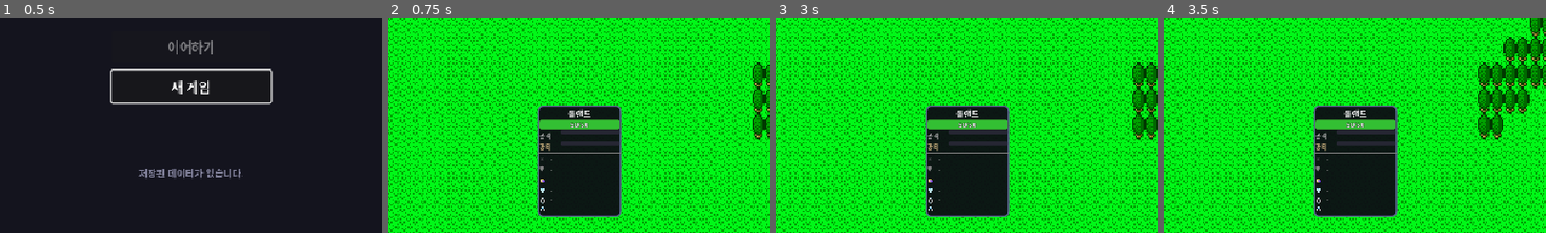
Above: before the commit, frames 1-4 (left to right).
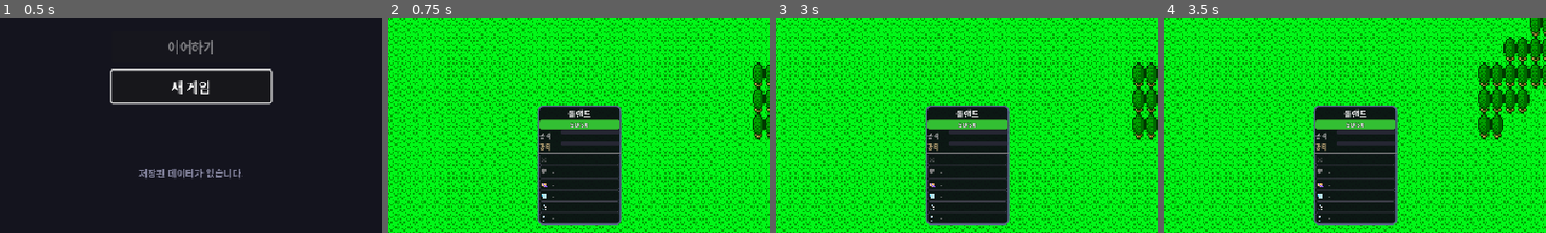
Above: after the commit, the same moments.

Repository: limmmmmmn/Appears-Appears
Game: Godot game, scene res://scenes/main/Main.tscn
Same seed, same stepped clock (60 frames per second), same inputs: the game is played once before the commit and once after it.
Inputs (mouse positions are % of the whole screen's width and height, from its top left):
- Up to frame 1 (0.5 s): no input
- Up to frame 2 (0.75 s): click "새 게임" at 0.5 s
- Up to frame 3 (3 s): click "☰" at 1.25 s; click "게임 계속" at 2 s; tap Enter at 2.75, 2.85 s; move the mouse to (72, 45) at 2.77 s; hold Right (ui_right) from 2.78 s (still down); click (72, 45) at 2.92 s
- Up to frame 4 (3.5 s): keep holding Right (ui_right); tap Space at 3.02 s
The pictures show only the part of the screen within x 25-75%, y 50-100%; the shares and areas given below are measured in that part.

Frame 1 is identical in both runs. In frame 2, 1.9% of the frame differs, in the area x 39-62%, y 63-97%; in frame 3, 1.9%; in frame 4, 1.9%.

Commit message:
Enable hover and drag/drop for field equipment UI

Diff:
--- a/scenes/ui/FieldHUD.tscn
+++ b/scenes/ui/FieldHUD.tscn
@@ -48,7 +48,7 @@
 anchor_bottom = 1.0
 grow_horizontal = 2
 grow_vertical = 2
-mouse_filter = 2
+mouse_filter = 1
 
 [node name="TopBar" type="PanelContainer" parent="Control"]
 layout_mode = 1
--- a/scripts/ui/field/BottomPartyCards.gd
+++ b/scripts/ui/field/BottomPartyCards.gd
@@ -31,11 +31,120 @@
 	var basic_atb_bar: ProgressBar
 	var skill_rows: Dictionary = {}
 	var equip_section: VBoxContainer
-	var equip_rows: Dictionary = {}  # slot_name -> {row, icon, name}
+	var equip_rows: Dictionary = {}  # slot_name -> _EquipSlotRow
 	var hero_index: int = -1
 	var hero_id: String = ""
 
 var hero_cards: Array[HeroCard] = []
+
+
+class _EquipSlotRow extends PanelContainer:
+	var card_ref: BottomPartyCards
+	var hero_index: int = -1
+	var slot_name: String = ""
+	var item_id: String = ""
+	var icon_label: Label
+	var name_label: Label
+	var _normal_style: StyleBoxFlat
+	var _hover_style: StyleBoxFlat
+
+	func setup(p_card_ref: BottomPartyCards, p_hero_index: int, p_slot_name: String) -> void:
+		card_ref = p_card_ref
+		hero_index = p_hero_index
+		slot_name = p_slot_name
+		mouse_filter = Control.MOUSE_FILTER_STOP
+		custom_minimum_size = Vector2(0, 14)
+
+		_normal_style = StyleBoxFlat.new()
+		_normal_style.bg_color = Color(0.08, 0.08, 0.1, 0.0)
+		_normal_style.border_width_left = 1
+		_normal_style.border_width_top = 1
+		_normal_style.border_width_right = 1
+		_normal_style.border_width_bottom = 1
+		_normal_style.border_color = Color(0.25, 0.25, 0.3, 0.6)
+		_normal_style.corner_radius_top_left = 2
+		_normal_style.corner_radius_top_right = 2
+		_normal_style.corner_radius_bottom_left = 2
+		_normal_style.corner_radius_bottom_right = 2
+		_normal_style.content_margin_left = 2
+		_normal_style.content_margin_right = 2
+		add_theme_stylebox_override("panel", _normal_style)
+
+		_hover_style = _normal_style.duplicate()
+		_hover_style.bg_color = Color(0.25, 0.25, 0.15, 0.8)
+		_hover_style.border_width_left = 2
+		_hover_style.border_width_top = 2
+		_hover_style.border_width_right = 2
+		_hover_style.border_width_bottom = 2
+		_hover_style.border_color = Color(1.0, 0.95, 0.3, 1.0)
+
+		mouse_entered.connect(_on_mouse_entered)
+		mouse_exited.connect(_on_mouse_exited)
+
+	func _on_mouse_entered() -> void:
+		add_theme_stylebox_override("panel", _hover_style)
+
+	func _on_mouse_exited() -> void:
+		add_theme_stylebox_override("panel", _normal_style)
+
+	func _can_drop_data(_pos: Vector2, data: Variant) -> bool:
+		if not data is Dictionary:
+			return false
+		if data.get("type", "") != "equipment":
+			return false
+
+		var item_id_local: String = data.get("item_id", "")
+		if item_id_local.is_empty():
+			return false
+
+		var party: Array = PartyManager.get_party() if PartyManager else []
+		if hero_index < 0 or hero_index >= party.size() or party[hero_index] == null:
+			return false
+
+		var hero: Hero = party[hero_index]
+		if not hero.can_equip(item_id_local):
+			return false
+
+		var equip_data: Dictionary = DataManager.get_equipment(item_id_local)
+		var equip_slot: String = equip_data.get("slot", "")
+		if equip_slot.is_empty():
+			return false
+
+		if equip_slot in ["accessory", "acc", "acc1", "acc2"]:
+			return slot_name in ["acc1", "acc2"]
+
+		return equip_slot == slot_name
+
+	func _drop_data(_pos: Vector2, data: Variant) -> void:
+		if not data is Dictionary:
+			return
+
+		var item_id_local: String = data.get("item_id", "")
+		if item_id_local.is_empty():
+			return
+
+		if card_ref:
+			card_ref._handle_equipment_drop(hero_index, slot_name, item_id_local, data)
+
+	func _get_drag_data(_pos: Vector2) -> Variant:
+		if item_id.is_empty():
+			return null
+
+		var preview := Label.new()
+		preview.text = "%s %s" % [SLOT_ICONS.get(slot_name, "?"), name_label.text]
+		preview.add_theme_font_size_override("font_size", 9)
+		preview.add_theme_color_override("font_color", Color(1.0, 0.95, 0.3))
+		preview.add_theme_color_override("font_outline_color", Color.BLACK)
+		preview.add_theme_constant_override("outline_size", 2)
+		set_drag_preview(preview)
+
+		return {
+			"type": "equipment",
+			"item_id": item_id,
+			"source": "equipment",
+			"hero_index": hero_index,
+			"source_slot": slot_name
+		}
 
 
 func _ready() -> void:
@@ -179,17 +288,21 @@
 	vbox.add_child(card.equip_section)
 
 	for slot_name in SLOT_ORDER:
-		var row_data := _create_equip_row(slot_name)
+		var row_data := _create_equip_row(slot_name, index)
 		card.equip_section.add_child(row_data["row"])
 		card.equip_rows[slot_name] = row_data
 
 	return card
 
 
-func _create_equip_row(slot_name: String) -> Dictionary:
-	var row := HBoxContainer.new()
-	row.add_theme_constant_override("separation", 2)
-	row.mouse_filter = Control.MOUSE_FILTER_IGNORE
+func _create_equip_row(slot_name: String, hero_index: int) -> Dictionary:
+	var row := _EquipSlotRow.new()
+	row.setup(self, hero_index, slot_name)
+
+	var hbox := HBoxContainer.new()
+	hbox.add_theme_constant_override("separation", 2)
+	hbox.mouse_filter = Control.MOUSE_FILTER_IGNORE
+	row.add_child(hbox)
 
 	var icon_lbl := Label.new()
 	icon_lbl.name = "Icon"
@@ -198,7 +311,7 @@
 	icon_lbl.add_theme_color_override("font_color", Color(0.5, 0.5, 0.5))
 	icon_lbl.custom_minimum_size.x = 12
 	icon_lbl.mouse_filter = Control.MOUSE_FILTER_IGNORE
-	row.add_child(icon_lbl)
+	hbox.add_child(icon_lbl)
 
 	var name_lbl := Label.new()
 	name_lbl.name = "Name"
@@ -208,7 +321,10 @@
 	name_lbl.size_flags_horizontal = Control.SIZE_EXPAND_FILL
 	name_lbl.text_overrun_behavior = TextServer.OVERRUN_TRIM_ELLIPSIS
 	name_lbl.mouse_filter = Control.MOUSE_FILTER_IGNORE
-	row.add_child(name_lbl)
+	hbox.add_child(name_lbl)
+
+	row.icon_label = icon_lbl
+	row.name_label = name_lbl
 
 	return {"row": row, "icon": icon_lbl, "name": name_lbl}
 
@@ -359,12 +475,15 @@
 		if row_data.is_empty():
 			continue
 
+		var row: _EquipSlotRow = row_data.get("row")
 		var icon_lbl: Label = row_data.get("icon")
 		var name_lbl: Label = row_data.get("name")
 		if not icon_lbl or not name_lbl:
 			continue
 
 		var equip_id: String = hero.equipment.get(slot_name, "")
+		if row:
+			row.item_id = equip_id
 		if equip_id.is_empty():
 			icon_lbl.add_theme_color_override("font_color", Color(0.5, 0.5, 0.5))
 			name_lbl.text = "-"
@@ -473,6 +592,35 @@
 	return Color.WHITE
 
 
+func _handle_equipment_drop(hero_index: int, target_slot: String, item_id: String, data: Dictionary) -> void:
+	var source: String = data.get("source", "inventory")
+	if source == "equipment":
+		return
+
+	var party: Array = PartyManager.get_party() if PartyManager else []
+	if hero_index < 0 or hero_index >= party.size() or party[hero_index] == null:
+		return
+
+	var hero: Hero = party[hero_index]
+	if not hero.can_equip(item_id):
+		return
+
+	var equip_data: Dictionary = DataManager.get_equipment(item_id)
+	var equip_slot: String = equip_data.get("slot", "")
+	if equip_slot.is_empty():
+		return
+
+	if equip_slot in ["accessory", "acc", "acc1", "acc2"]:
+		if target_slot not in ["acc1", "acc2"]:
+			return
+	elif equip_slot != target_slot:
+		return
+
+	if InventoryManager and InventoryManager.equip_item(hero, item_id, target_slot):
+		update_display()
+		equipment_dropped.emit(hero_index, item_id)
+
+
 # === 카드 애니메이션 ===
 
 func _find_card_by_hero_id(hero_id: String) -> HeroCard:
--- a/scripts/ui/field/FieldHUD.gd
+++ b/scripts/ui/field/FieldHUD.gd
@@ -47,6 +47,7 @@
 
 # === 인벤토리 아이템 목록 ===
 var inventory_slots: Array = []
+var inventory_drop_target: _InventoryDropTarget = null
 
 # === 킬 카운트 영웅 추가 시스템 ===
 const KILLS_PER_HERO := 5
@@ -169,6 +170,22 @@
 	# 인벤토리 변경 시그널 연결
 	if InventoryManager and not InventoryManager.inventory_changed.is_connected(_update_inventory_display):
 		InventoryManager.inventory_changed.connect(_update_inventory_display)
+
+	_setup_inventory_drop_target()
+
+
+func _setup_inventory_drop_target() -> void:
+	if not inventory_panel:
+		return
+
+	if inventory_drop_target and is_instance_valid(inventory_drop_target):
+		return
+
+	inventory_drop_target = _InventoryDropTarget.new()
+	inventory_drop_target.hud_ref = self
+	inventory_drop_target.set_anchors_preset(Control.PRESET_FULL_RECT)
+	inventory_drop_target.mouse_filter = Control.MOUSE_FILTER_PASS
+	inventory_panel.add_child(inventory_drop_target)
 
 
 func _update_inventory_display() -> void:
@@ -305,6 +322,39 @@
 		set_drag_preview(preview)
 
 		return {"type": "equipment", "item_id": item_id, "item_data": item_data}
+
+
+## 인벤토리 패널 드롭 타겟 (장비 해제)
+class _InventoryDropTarget extends Control:
+	var hud_ref: FieldHUD = null
+
+	func _can_drop_data(_pos: Vector2, data: Variant) -> bool:
+		if not data is Dictionary:
+			return false
+		if data.get("type", "") != "equipment":
+			return false
+		if data.get("source", "") != "equipment":
+			return false
+		return true
+
+	func _drop_data(_pos: Vector2, data: Variant) -> void:
+		if not data is Dictionary:
+			return
+
+		var hero_index: int = data.get("hero_index", -1)
+		var source_slot: String = data.get("source_slot", "")
+		if hero_index < 0 or source_slot.is_empty():
+			return
+
+		var party: Array = PartyManager.get_party() if PartyManager else []
+		if hero_index >= party.size() or party[hero_index] == null:
+			return
+
+		var hero: Hero = party[hero_index]
+		if InventoryManager and InventoryManager.unequip_item(hero, source_slot):
+			if hud_ref:
+				hud_ref.update_party_display()
+				hud_ref._update_inventory_display()
 
 
 func _on_inventory_item_clicked(item_id: String) -> void:
